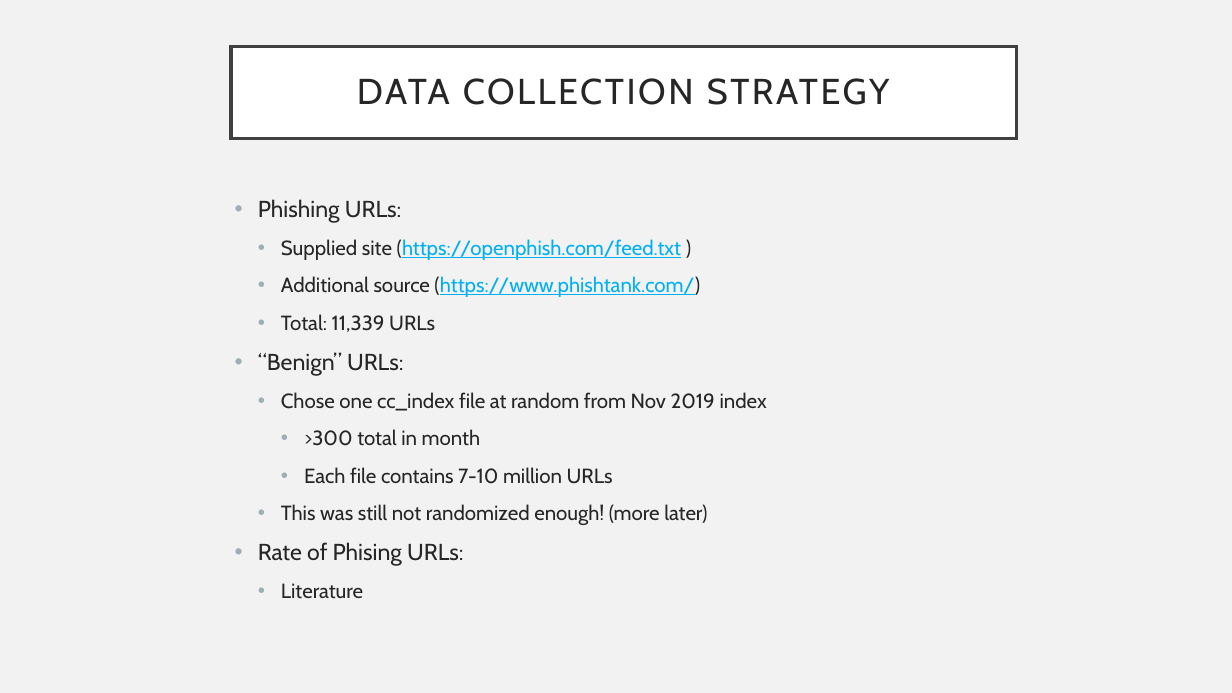
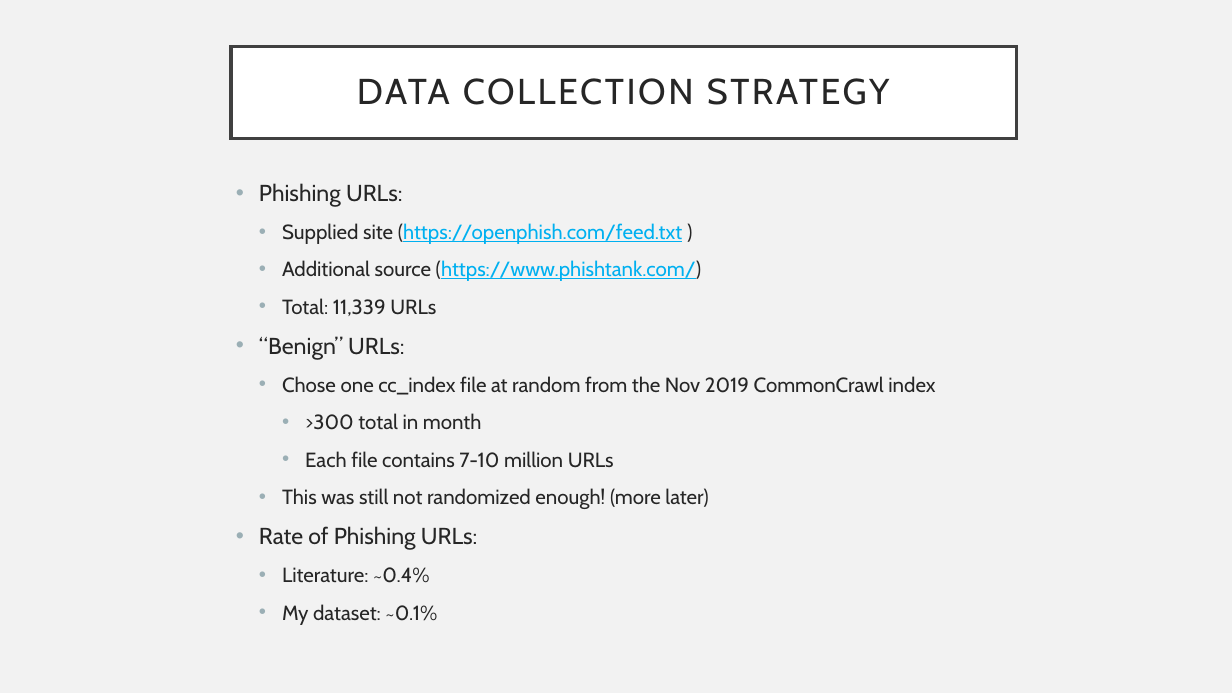
Before and after one commit to kbfreder/phishing-urls, a slide deck: slide 3 of docs/Presentation.pptx. Drawn at 1232x693 pixels with LibreOffice and Linux fonts; fonts in the diff are those of the drawing. Boxes give left, top, right and bottom in pixels: in the first picture for what was removed or moved away, otherwise in the second. Text is boxed around its words. In the diff, an @@ line names an element or a change of style, - is before the commit and + after.

Commit message:
Added more text

```diff
--- a/docs/Presentation.pptx
+++ b/docs/Presentation.pptx
@@ text "Phishing URLs:": place and size @@
-text "Phishing URLs:" at <box>258,199,767,599</box>
+text "Phishing URLs:" at <box>259,183,935,625</box>
@@ text at <box>282,376,935,395</box>: text changed @@
-  • Chose one cc_index file at random from Nov 2019 index
+  • Chose one cc_index file at random from the Nov 2019 CommonCrawl index
@@ text at <box>259,526,477,625</box>: text changed; size 18 to 16 pt @@
-• Rate of Phising URLs:
-  • Literature
+• Rate of Phishing URLs:
+  • Literature: ~0.4%
+  • My dataset: ~0.1%
```
Also in this commit, not shown: 6 other slides changed, 1 slide added, 1 slide removed.
